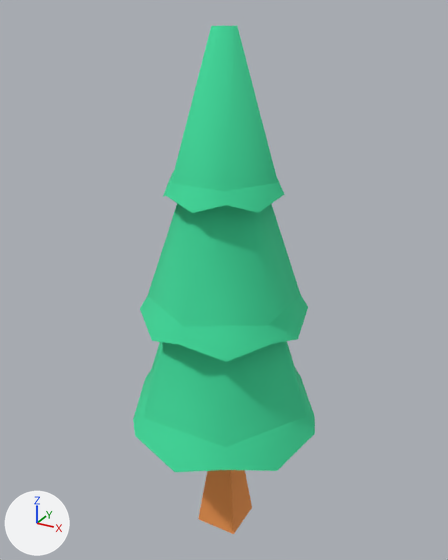
The glTF model static/models/tree/tree.glb: old version first, new version second.
Rendered twice from a 50 mm lens placed at (0.713, -1.307, 1.449), pointed at (-0.021, 0.029, 0.781). Arrows for +X, +Y and +Z are at lower left; the lights stay in place.

Objects in the first picture: 'tree'.
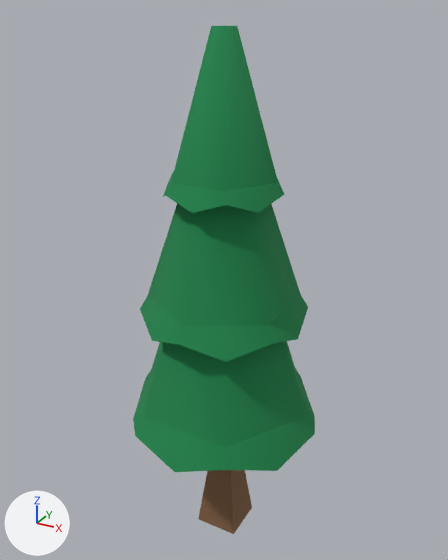
Location of each change, (x1, y1, x2, y2) in pixels of the pictures (448 x 560 px):
```json
{"object": "tree", "change": "recoloured", "before": [133, 26, 315, 534], "after": [133, 26, 315, 534]}
```

The change, as JSON lines over the scene's bpy script:
```json
{"op": "set", "path": "mat_wood.base_color", "old": "(0.88, 0.31, 0.08)", "new": "(0.223, 0.117, 0.0561)", "note": "orange #f19750 -> brown #826043"}
{"op": "set", "path": "mat_foliage.base_color", "old": "(0.05, 0.7, 0.33)", "new": "(0.0123, 0.227, 0.0723)", "note": "green #3fda9b -> green #1d834c"}
```
